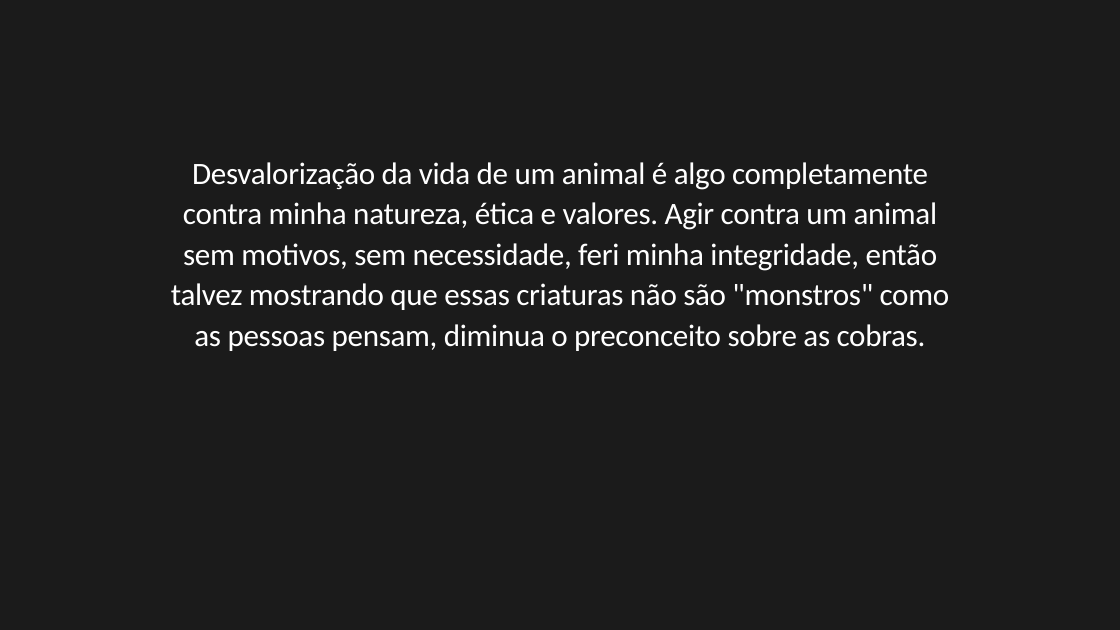
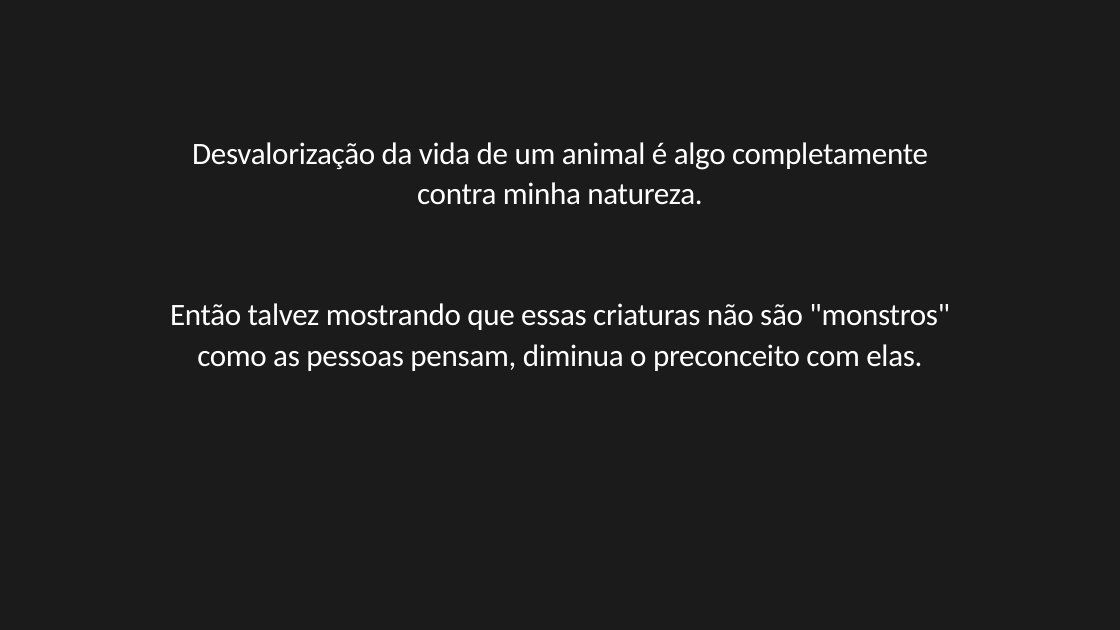
Before and after one commit to RyanMirandaBarbosa/Friendly-Snakes, a slide deck: slide 7 of Documentação/Apresentação meu desafio individual.pptx. Drawn at 1120x630 pixels with LibreOffice and Linux fonts; fonts in the diff are those of the drawing. Boxes give left, top, right and bottom in pixels: in the first picture for what was removed or moved away, otherwise in the second. Text is boxed around its words. In the diff, an @@ line names an element or a change of style, - is before the commit and + after.

```diff
--- a/Documentação/Apresentação meu desafio individual.pptx
+++ b/Documentação/Apresentação meu desafio individual.pptx
@@ text at [170, 142, 950, 371]: text changed @@
-Desvalorização da vida de um animal é algo completamente contra minha natureza, ética e valores. Agir contra um animal sem motivos, sem necessidade, feri minha integridade, então talvez mostrando que essas criaturas não são "monstros" como as pessoas pensam, diminua o preconceito sobre as cobras.
+Desvalorização da vida de um animal é algo completamente contra minha natureza.
+Então talvez mostrando que essas criaturas não são "monstros" como as pessoas pensam, diminua o preconceito com elas.
```
Also in this commit, not shown: 6 other slides changed, 1 other file.
